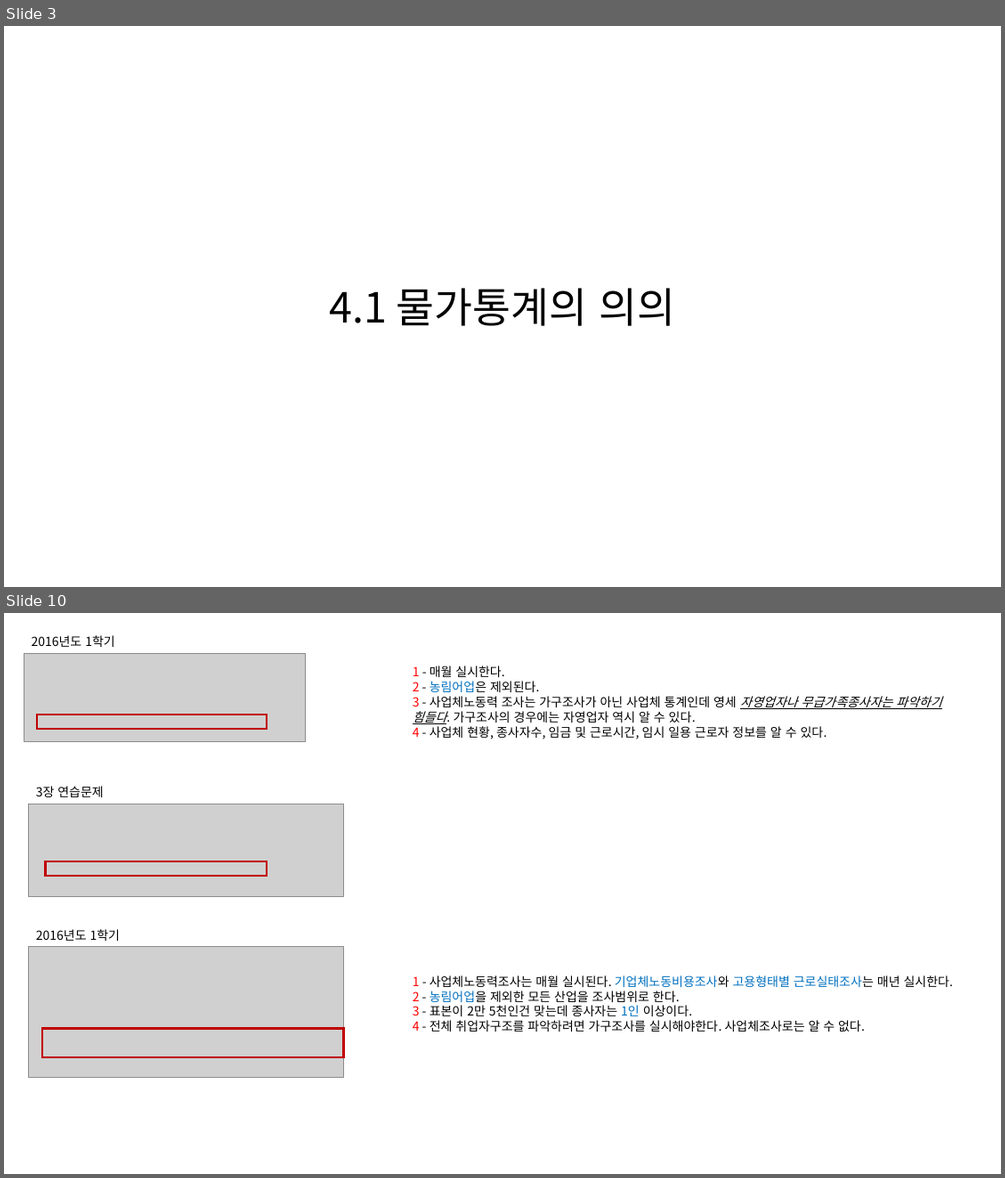
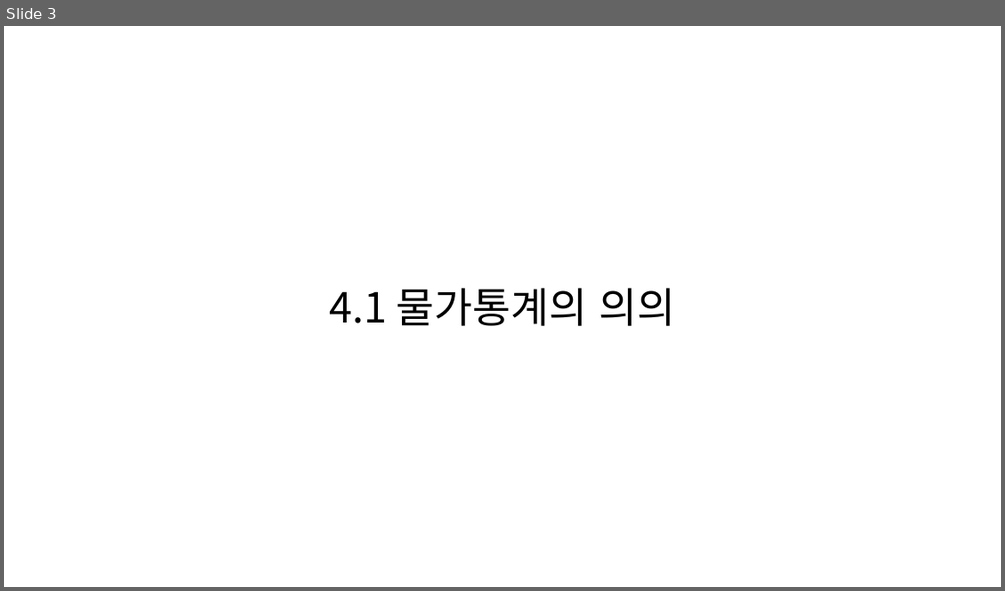
Before and after one commit to KNOU-STUDY/KNOU-UNDERSTANDING-NATIONAL-STATISTICS, a slide deck: previous_question/4장-물가통계.pptx. Shown one above the other, each under a label of ours: slides 3 and 10 before the commit, slide 3 after it; the slides between them are not shown. The pictures are 1005x1178 and 1005x591 pixels, drawn with LibreOffice and Linux fonts; fonts in the diff are those of the drawing; grey boxes stand for pictures. Boxes give left, top, right and bottom in pixels: in the first picture for what was removed or moved away, otherwise in the second. Text is boxed around its words. In the diff, an @@ line names an element or a change of style, - is before the commit and + after.

```diff
--- a/previous_question/4장-물가통계.pptx
+++ b/previous_question/4장-물가통계.pptx
@@ slide 10 removed at <box>4,613,1001,1174</box>, background #FFFFFF @@
@@ text removed at <box>32,635,114,647</box> @@
-2016년도 1학기
@@ picture removed at <box>24,653,305,742</box> @@
@@ text removed at <box>413,666,941,739</box> @@
-1 - 매월 실시한다.
-2 - 농림어업은 제외된다.
-3 - 사업체노동력 조사는 가구조사가 아닌 사업체 통계인데 영세 자영업자나 무급가족종사자는 파악하기 힘들다. 가구조사의 경우에는 자영업자 역시 알 수 있다.
-4 - 사업체 현황, 종사자수, 임금 및 근로시간, 임시 일용 근로자 정보를 알 수 있다.
@@ rectangle removed at <box>37,714,267,729</box> @@
@@ text removed at <box>36,786,103,797</box> @@
-3장 연습문제
@@ picture removed at <box>29,803,343,896</box> @@
@@ rectangle removed at <box>45,861,267,876</box> @@
@@ text removed at <box>36,929,120,941</box> @@
-2016년도 1학기
@@ picture removed at <box>29,947,343,1078</box> @@
@@ text removed at <box>413,975,953,1031</box> @@
-1 - 사업체노동력조사는 매월 실시된다. 기업체노동비용조사와 고용형태별 근로실태조사는 매년 실시한다.
-2 - 농림어업을 제외한 모든 산업을 조사범위로 한다.
-3 - 표본이 2만 5천인건 맞는데 종사자는 1인 이상이다.
-4 - 전체 취업자구조를 파악하려면 가구조사를 실시해야한다. 사업체조사로는 알 수 없다.
@@ rectangle removed at <box>43,1028,343,1057</box> @@
```
Also in this commit, not shown: 17 slides added, 9 other slides removed.
